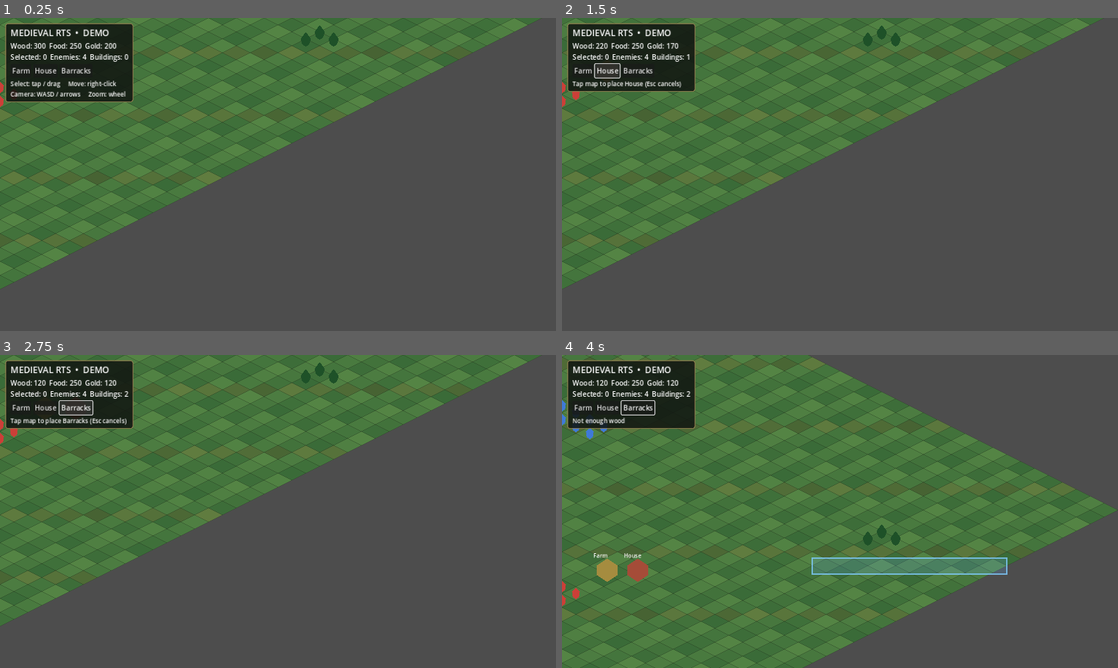
Above: before the commit, frames 1-4 (two rows, left to right).
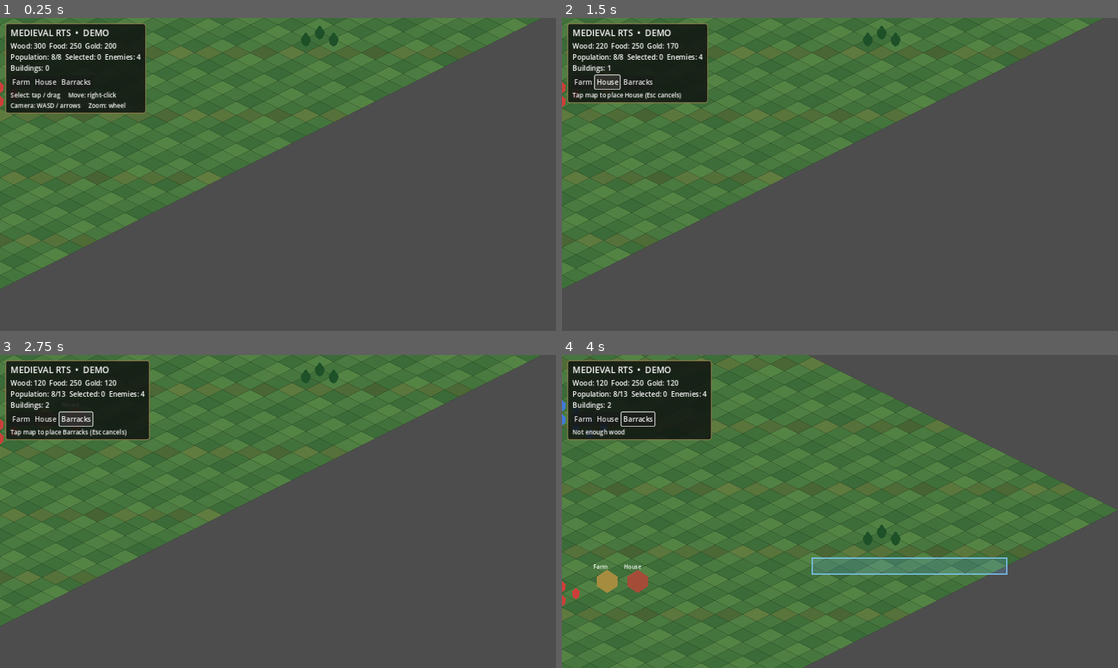
Above: after the commit, the same moments.

Repository: noub1234567-cmd/Medieval-RTS-Mobile
Game: Godot game, scene res://scenes/main.tscn
Same seed, same stepped clock (60 frames per second), same inputs: the game is played once before the commit and once after it.
Inputs (mouse positions are in pixels of both pictures, inside the frame that each line leads up to):
- Up to frame 1 (0.25 s): no input
- Up to frame 2 (1.5 s): click "Farm" at 0.5 s; click "House" at 1.25 s
- Up to frame 3 (2.75 s): click "Barracks" at 2 s
- Up to frame 4 (4 s): tap Enter at 2.75 s; move the mouse to (812, 574) at 2.77 s; hold W 2.78-3.5 s; click (812, 574) at 2.92 s; drag from (1006, 558) to (812, 574) at 3.52 s

The runs differ from the first frame. In frame 1, 2.6% of the frame differs, in the area x 0-27%, y 1-31%; in frame 2, 2.4%; in frame 3, 2.7%; in frame 4, 3.1%, in the area x 0-27%, y 1-76%.

Commit message:
Add building production and population capacity

Diff:
--- a/scripts/game.gd
+++ b/scripts/game.gd
@@ -22,6 +22,9 @@
 var buildings: Array[Node2D] = []
 var placing_building := false
 var pending_building := ""
+var population := 8
+var population_cap := 8
+var income_timer := 0.0
 var building_cost := {"Farm": {"wood": 80, "gold": 30}, "House": {"wood": 100, "gold": 50}, "Barracks": {"wood": 150, "gold": 80}}
 
 func _ready() -> void:
@@ -240,15 +243,23 @@
 	structure.add_child(label)
 	add_child(structure)
 	buildings.append(structure)
+	if pending_building=="House": population_cap+=5
 	placing_building=false
 	help_label.text="Right-click moves units. Choose building then tap map."
 	update_status()
 
 func update_status() -> void:
 	if status_label:
-		status_label.text="Wood: %d  Food: %d  Gold: %d\nSelected: %d  Enemies: %d  Buildings: %d" % [resources.wood,resources.food,resources.gold,selected.size(),enemy_count(),buildings.size()]
+		status_label.text="Wood: %d  Food: %d  Gold: %d\nPopulation: %d/%d  Selected: %d  Enemies: %d\nBuildings: %d" % [resources.wood,resources.food,resources.gold,population,population_cap,selected.size(),enemy_count(),buildings.size()]
 
 func _process(delta:float) -> void:
+	income_timer+=delta
+	if income_timer>=5.0:
+		income_timer=0.0
+		for b in buildings:
+			if b.name=="Farm": resources.food+=10
+			elif b.name=="House": resources.gold+=3
+		update_status()
 	var motion:=Vector2.ZERO
 	if Input.is_key_pressed(KEY_A) or Input.is_key_pressed(KEY_LEFT): motion.x+=1
 	if Input.is_key_pressed(KEY_D) or Input.is_key_pressed(KEY_RIGHT): motion.x-=1
